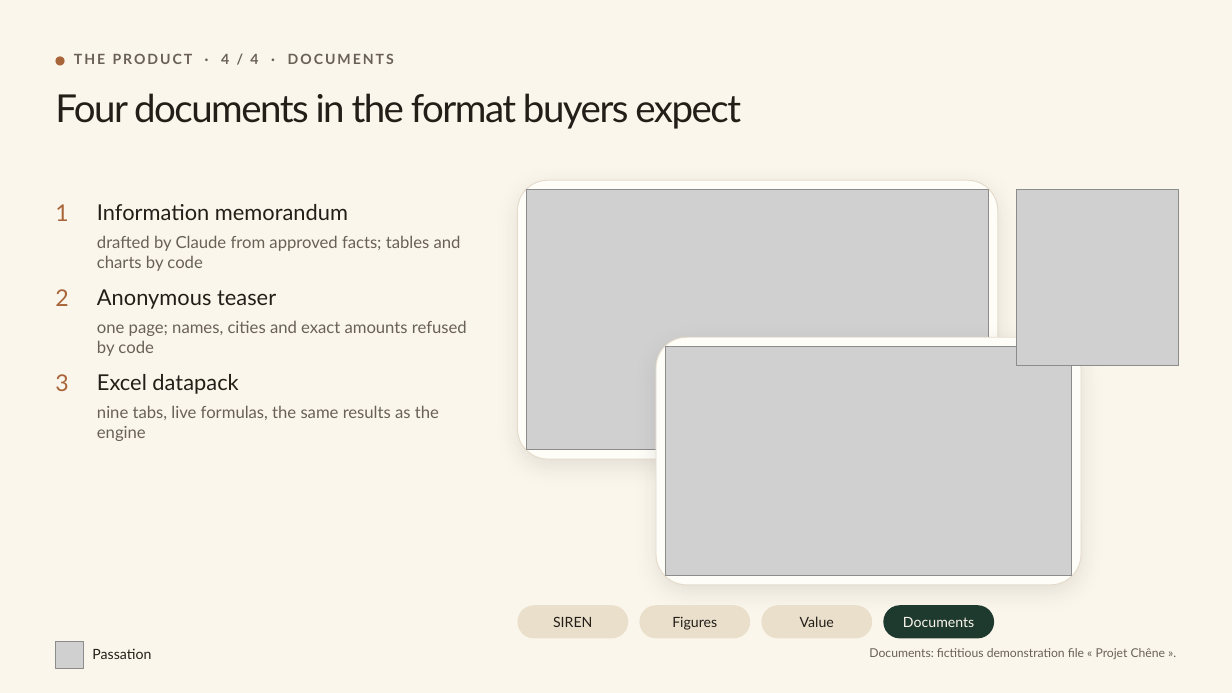
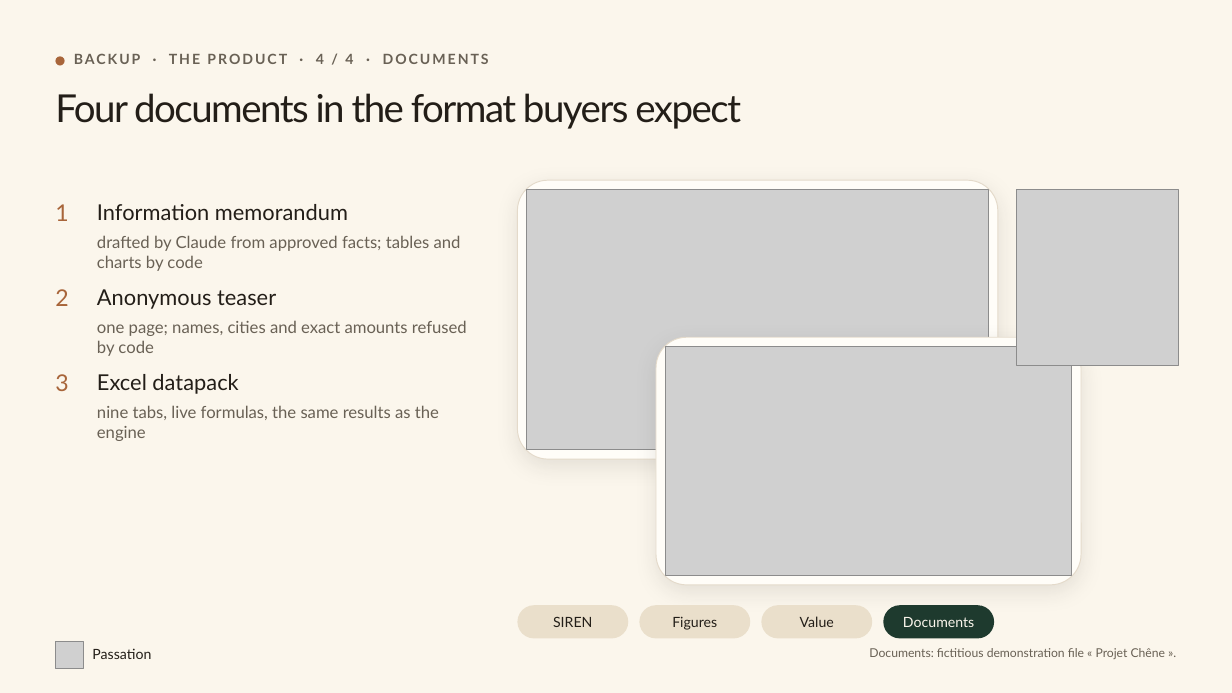
Before and after one commit to Erosfragliola/passation, a slide deck: slide 20 of docs/livrables/presentation.pptx (slide 7 before the commit). Drawn at 1232x693 pixels with LibreOffice and Linux fonts; fonts in the diff are those of the drawing; grey boxes stand for pictures. Boxes give left, top, right and bottom in pixels: in the first picture for what was removed or moved away, otherwise in the second. Text is boxed around its words. In the diff, an @@ line names an element or a change of style, - is before the commit and + after.

```diff
--- a/docs/livrables/presentation.pptx
+++ b/docs/livrables/presentation.pptx
@@ text at [74, 53, 489, 64]: text changed @@
-THE PRODUCT · 4 / 4 · DOCUMENTS
+BACKUP · THE PRODUCT · 4 / 4 · DOCUMENTS
```
Also in this commit, not shown: 6 other slides changed, 1 slide added, 4 other files.
